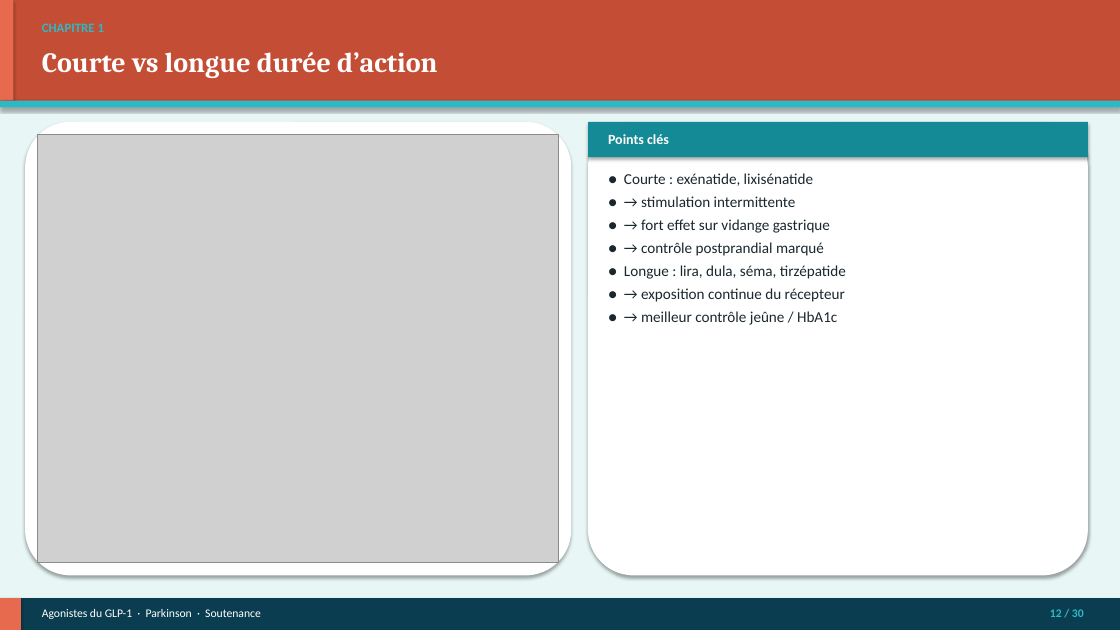
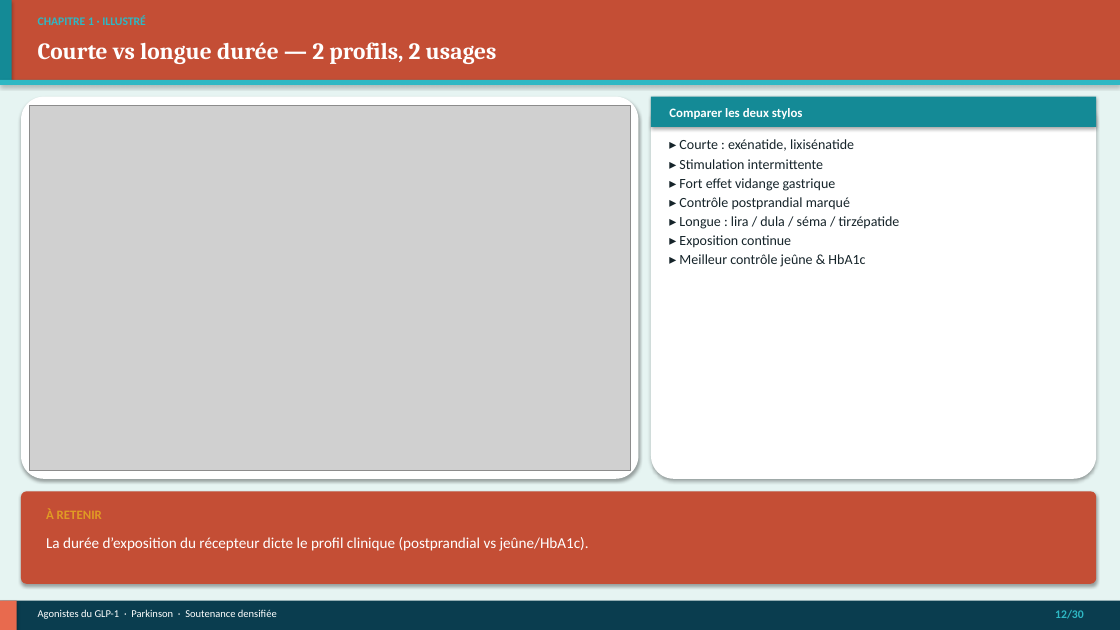
Before and after one commit to Mashtal-Platform/mashtal-platform, a slide deck: slide 12 of docs/presentation/Soutenance_GLP1_Parkinson.pptx. Drawn at 1120x630 pixels with LibreOffice and Linux fonts; fonts in the diff are those of the drawing; grey boxes stand for pictures. Boxes give left, top, right and bottom in pixels: in the first picture for what was removed or moved away, otherwise in the second. Text is boxed around its words. In the diff, an @@ line names an element or a change of style, - is before the commit and + after.

```diff
--- a/docs/presentation/Soutenance_GLP1_Parkinson.pptx
+++ b/docs/presentation/Soutenance_GLP1_Parkinson.pptx
@@ rectangle: place and size @@
-rectangle at <box>0,0,1120,101</box>
+rectangle at <box>0,0,1120,80</box>
@@ rectangle at <box>0,0,1120,630</box>: fill #E8F7F5 to #E6F4F2 @@
@@ rectangle: place and size @@
-rectangle at <box>0,0,13,101</box>
+rectangle at <box>0,0,12,80</box>
@@ rectangle at <box>0,0,12,80</box>: fill #E86A4E to #148A96 @@
@@ text at <box>38,16,146,25</box>: text changed; size 11 to 10 pt @@
-CHAPITRE 1
+CHAPITRE 1 · ILLUSTRÉ
@@ text at <box>38,42,497,64</box>: text changed; size 24 to 20 pt @@
-Courte vs longue durée d’action
+Courte vs longue durée — 2 profils, 2 usages
@@ rectangle: place and size @@
-rectangle at <box>0,101,1120,108</box>
+rectangle at <box>0,80,1120,85</box>
@@ rounded rectangle: place and size @@
-rounded rectangle at <box>25,122,571,576</box>
+rounded rectangle at <box>21,97,639,479</box>
@@ rounded rectangle at <box>21,97,639,479</box>: proportions changed @@
@@ picture: place and size @@
-picture at <box>38,134,559,563</box>
+picture at <box>29,105,630,471</box>
@@ rectangle: place and size @@
-rectangle at <box>588,122,1088,157</box>
+rectangle at <box>651,97,1096,127</box>
@@ rounded rectangle at <box>651,97,1096,479</box>: proportions changed @@
@@ rounded rectangle: place and size @@
-rounded rectangle at <box>588,122,1088,576</box>
+rounded rectangle at <box>651,97,1096,479</box>
@@ text at <box>669,108,803,119</box>: text changed; size 12 to 11 pt @@
-Points clés
+Comparer les deux stylos
@@ text at <box>679,139,900,267</box>: text changed; size 13 to 12 pt; text colour #1A282E to #16242A @@
-● Courte : exénatide, lixisénatide
-● → stimulation intermittente
-● → fort effet sur vidange gastrique
-● → contrôle postprandial marqué
-● Longue : lira, dula, séma, tirzépatide
-● → exposition continue du récepteur
-● → meilleur contrôle jeûne / HbA1c
+▸ Courte : exénatide, lixisénatide
+▸ Stimulation intermittente
+▸ Fort effet vidange gastrique
+▸ Contrôle postprandial marqué
+▸ Longue : lira / dula / séma / tirzépatide
+▸ Exposition continue
+▸ Meilleur contrôle jeûne & HbA1c
@@ rounded rectangle added at <box>21,492,1096,584</box>, fill #C44E35 @@
@@ text added at <box>46,508,102,519</box>, 11 pt, text #E09B24, bold @@
+À RETENIR
@@ text added at <box>46,537,589,551</box>, 13 pt, text #FFFFFF @@
+La durée d’exposition du récepteur dicte le profil clinique (postprandial vs jeûne/HbA1c).
@@ rectangle: place and size @@
-rectangle at <box>0,598,21,630</box>
+rectangle at <box>0,601,17,630</box>
@@ text at <box>38,609,277,619</box>: text changed; size 10 to 9 pt @@
-Agonistes du GLP-1 · Parkinson · Soutenance
+Agonistes du GLP-1 · Parkinson · Soutenance densifiée
@@ text at <box>1055,610,1084,619</box>: spaces changed @@
-12 / 30
+12/30
```
Also in this commit, not shown: 25 other slides changed, 4 slides added, 4 slides removed, 9 other files.
